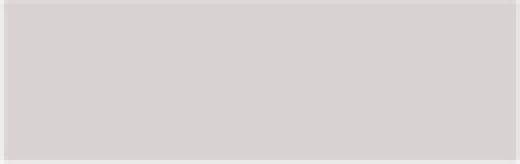
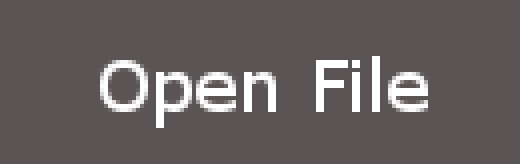
Layers edited between the first and the second 520 × 164 image:
added layer "Open File" above "Pasted Layer copy" over left=100, top=56, right=428, bottom=128
added layer "Pasted Layer copy" above "Pasted Layer" over left=0, top=0, right=520, bottom=164
